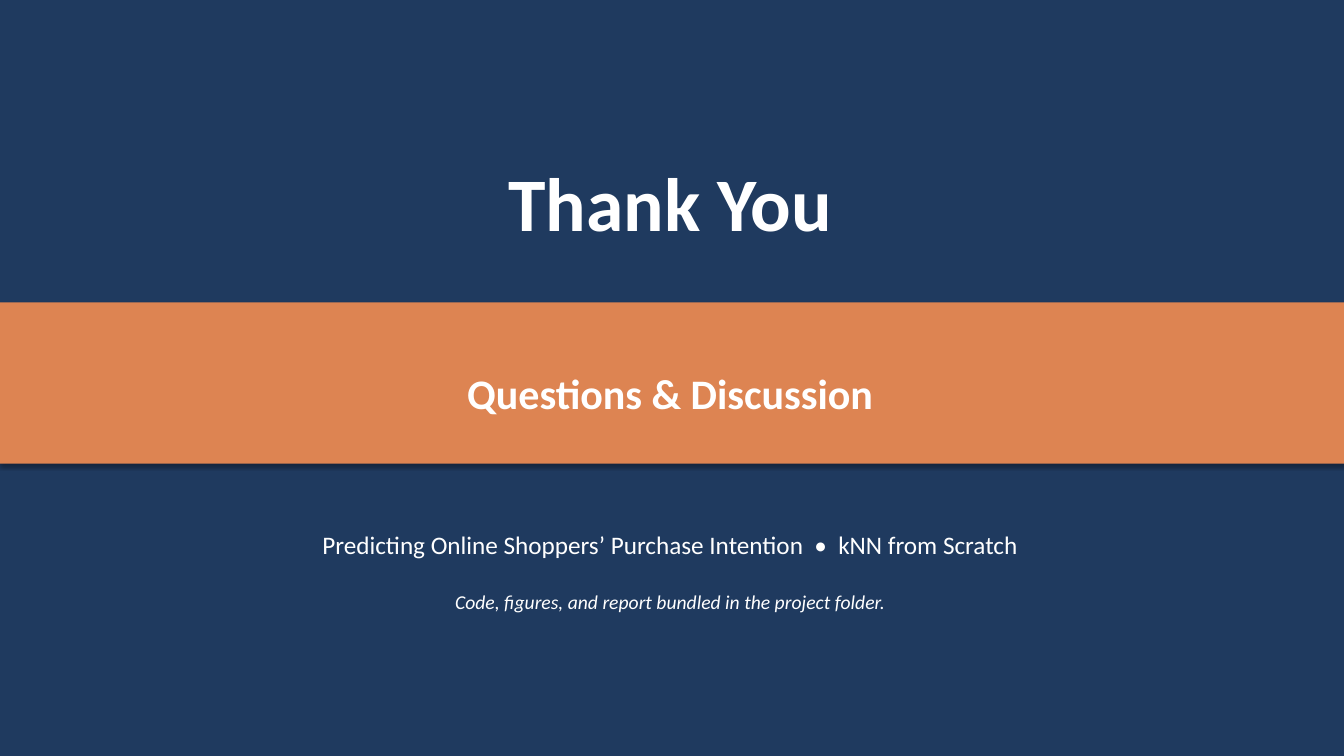
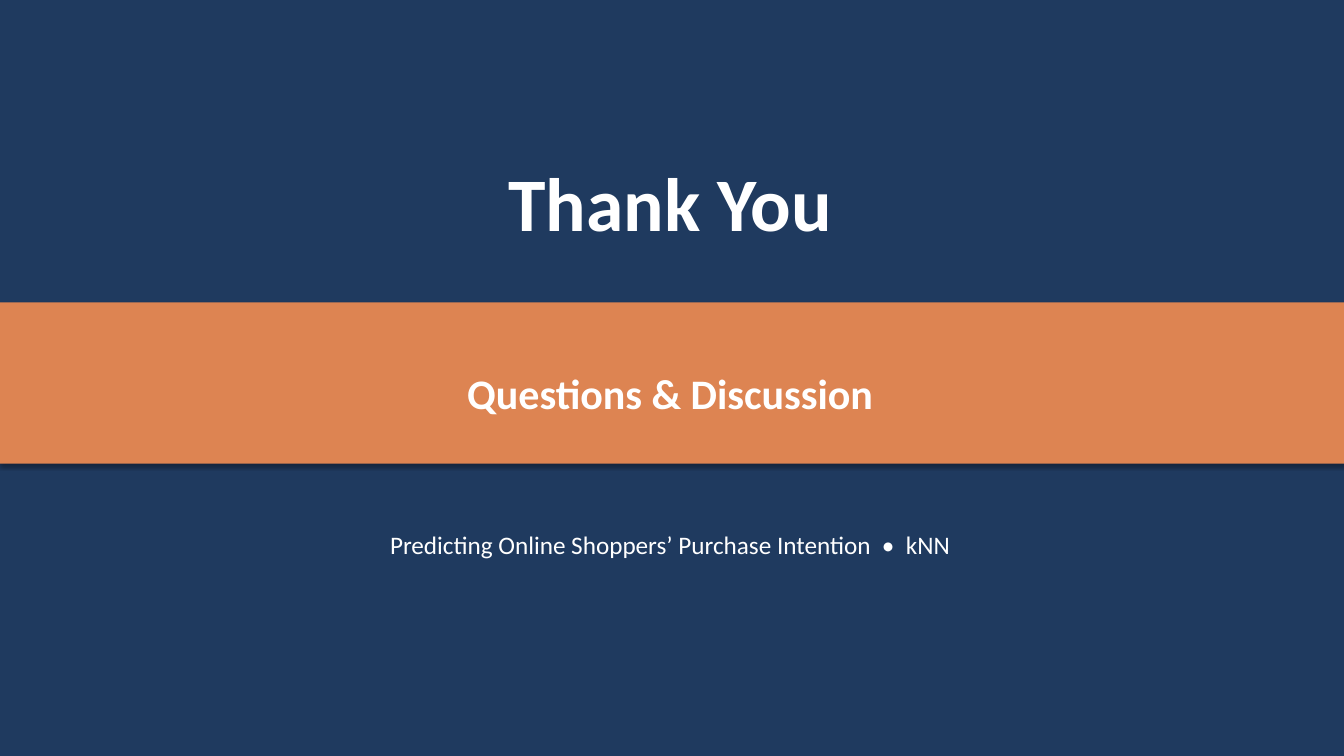
Before and after one commit to RodneeGlenMartin/Capstone-KNN-OnlineShoppers, a slide deck: slide 21 of Capstone_Presentation.pptx. Drawn at 1344x756 pixels with LibreOffice and Linux fonts; fonts in the diff are those of the drawing. Boxes give left, top, right and bottom in pixels: in the first picture for what was removed or moved away, otherwise in the second. Text is boxed around its words. In the diff, an @@ line names an element or a change of style, - is before the commit and + after.

Commit message:
Update capstone documents and small print fix
Replace/update presentation and report files (Capstone_Presentation.pptx, Capstone_Report.docx, Findings.docx) and add a PDF export (Capstone_Report.pdf). Also adjust preprocessing.py log message to remove the explicit “(Step 4)” marker for a more generic completion message.

```diff
--- a/Capstone_Presentation.pptx
+++ b/Capstone_Presentation.pptx
@@ text at (x1=390, y1=536, x2=950, y2=559): text changed @@
-Predicting Online Shoppers’ Purchase Intention • kNN from Scratch
+Predicting Online Shoppers’ Purchase Intention • kNN
@@ text removed at (x1=455, y1=595, x2=885, y2=613) @@
-Code, figures, and report bundled in the project folder.
```
Also in this commit, not shown: 20 other slides changed, 4 other files.
